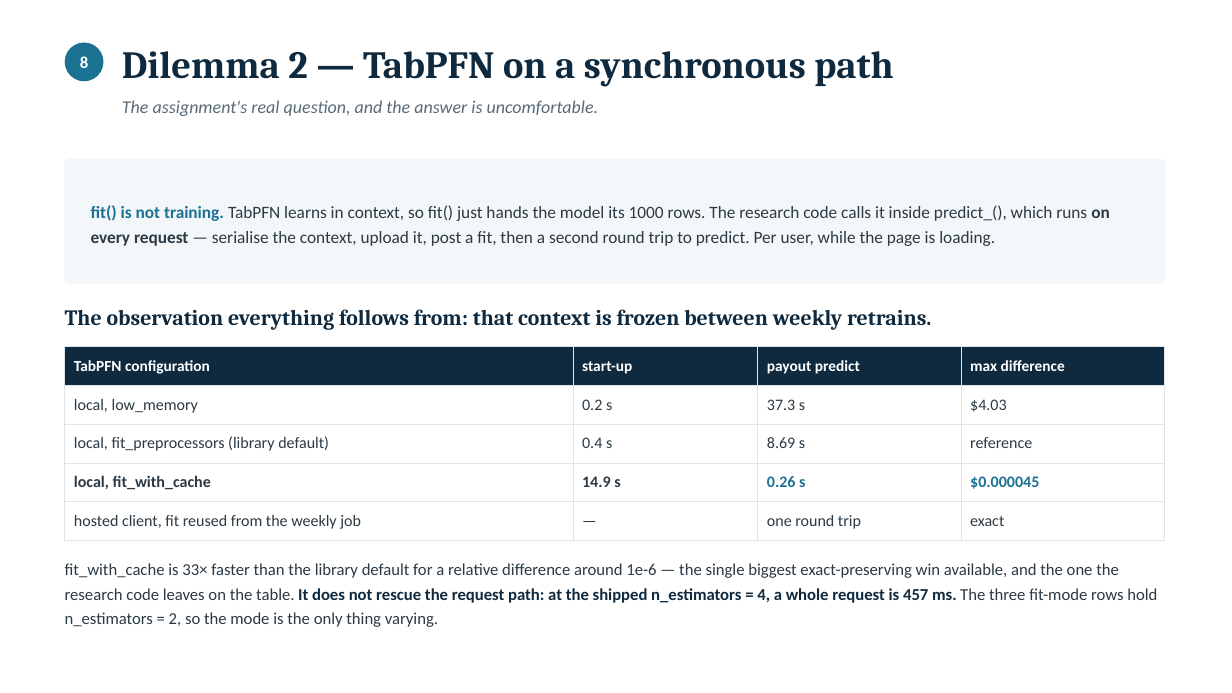
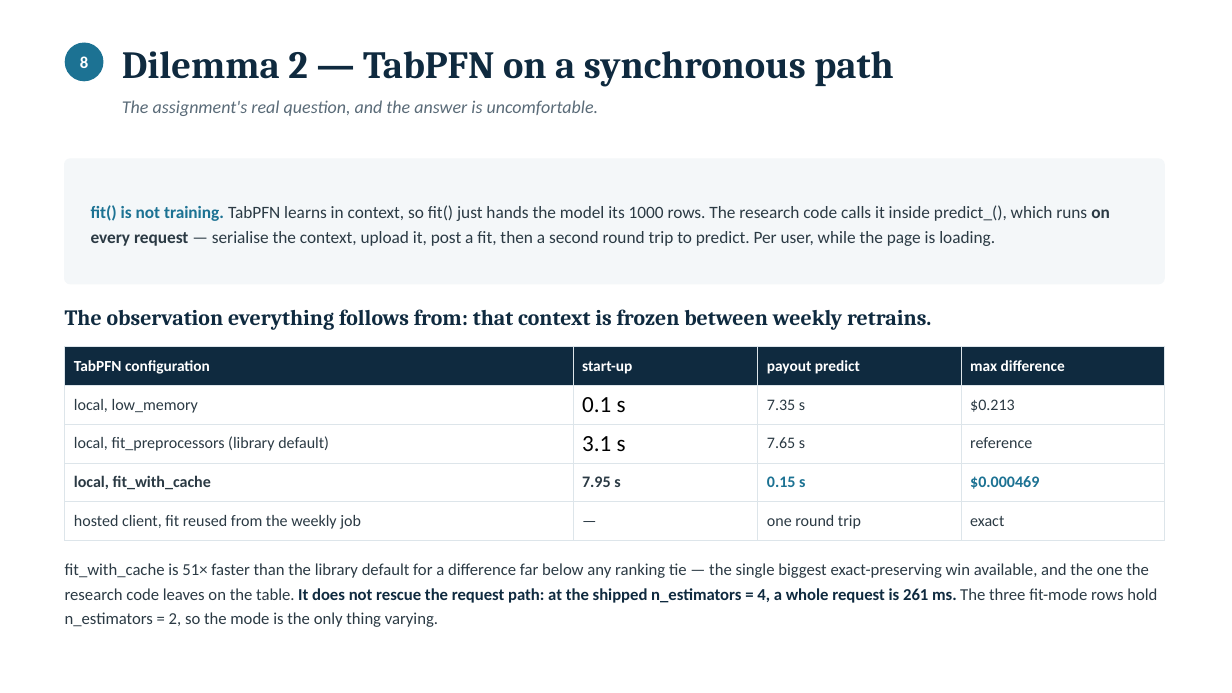
Before and after one commit to yonaoh10/Schemathics, a slide deck: slide 8 of docs/BL_ranking_part2.pptx. Drawn at 1232x693 pixels with LibreOffice and Linux fonts; fonts in the diff are those of the drawing. Boxes give left, top, right and bottom in pixels: in the first picture for what was removed or moved away, otherwise in the second. Text is boxed around its words. In the diff, an @@ line names an element or a change of style, - is before the commit and + after.

```diff
--- a/docs/BL_ranking_part2.pptx
+++ b/docs/BL_ranking_part2.pptx
@@ table at (x1=65, y1=347, x2=1165, y2=533) @@
-row 2: local, low_memory | 0.2 s | 37.3 s | $4.03
+row 2: local, low_memory | 0.1 s | 7.35 s | $0.213
-row 3, column 2: 0.4 s
+row 3, column 2: 3.1 s
-row 3, column 3: 8.69 s
+row 3, column 3: 7.65 s
-row 4: local, fit_with_cache | 14.9 s | 0.26 s | $0.000045
+row 4: local, fit_with_cache | 7.95 s | 0.15 s | $0.000469
@@ text at (x1=65, y1=563, x2=1157, y2=627): text changed @@
-fit_with_cache is 33× faster than the library default for a relative difference around 1e-6 — the single biggest exact-preserving win available, and the one the research code leaves on the table. It does not rescue the request path: at the shipped n_estimators = 4, a whole request is 457 ms. The three fit-mode rows hold n_estimators = 2, so the mode is the only thing varying.
+fit_with_cache is 51× faster than the library default for a difference far below any ranking tie — the single biggest exact-preserving win available, and the one the research code leaves on the table. It does not rescue the request path: at the shipped n_estimators = 4, a whole request is 261 ms. The three fit-mode rows hold n_estimators = 2, so the mode is the only thing varying.
```
Also in this commit, not shown: 8 other slides changed, 10 other files.
